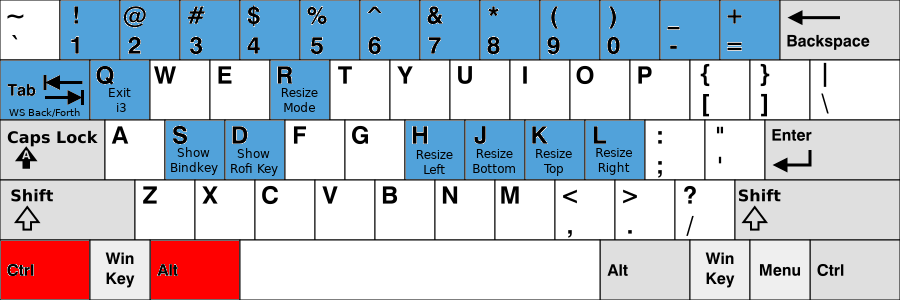
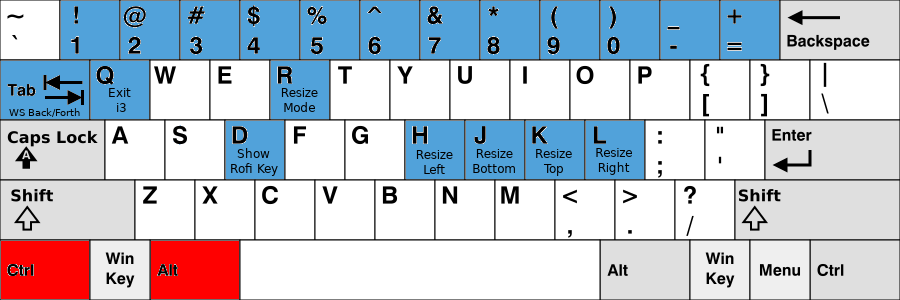
Comparing the layer stacks of the two (900, 300) images. Changes:
removed layer "Show ..." over bbox(171, 147, 218, 175)
painted on "KB_United_States-NoAltGr.svg" over bbox(166, 121, 224, 179)
